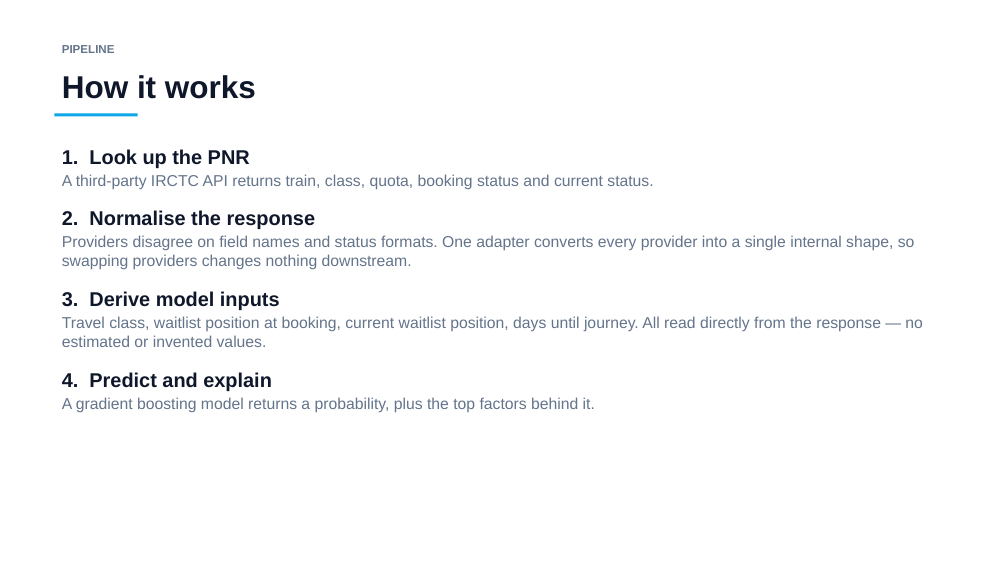
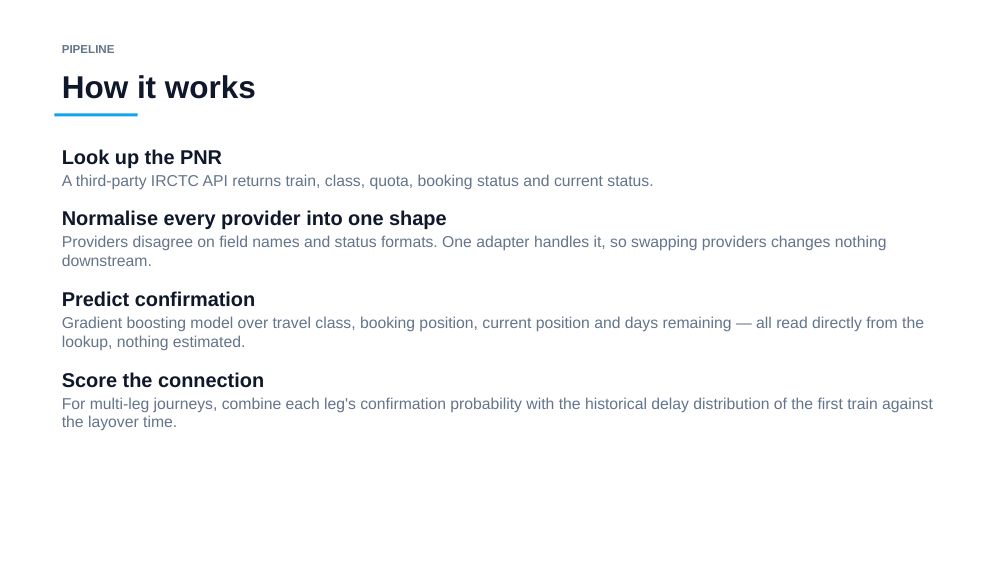
Before and after one commit to mohammadamir0762-arch/irctc, a slide deck: slide 4 of PS91_Presentation.pptx. Drawn at 1008x567 pixels with LibreOffice and Linux fonts; fonts in the diff are those of the drawing. Boxes give left, top, right and bottom in pixels: in the first picture for what was removed or moved away, otherwise in the second. Text is boxed around its words. In the diff, an @@ line names an element or a change of style, - is before the commit and + after.

Commit message:
shorten presentation, add connecting journey section

```diff
--- a/PS91_Presentation.pptx
+++ b/PS91_Presentation.pptx
@@ text at (62, 149, 222, 168): text changed @@
-1. Look up the PNR
+Look up the PNR
@@ text at (62, 210, 933, 430): text changed @@
-2. Normalise the response
-Providers disagree on field names and status formats. One adapter converts every provider into a single internal shape, so swapping providers changes nothing downstream.
-3. Derive model inputs
-Travel class, waitlist position at booking, current waitlist position, days until journey. All read directly from the response — no estimated or invented values.
-4. Predict and explain
-A gradient boosting model returns a probability, plus the top factors behind it.
+Normalise every provider into one shape
+Providers disagree on field names and status formats. One adapter handles it, so swapping providers changes nothing downstream.
+Predict confirmation
+Gradient boosting model over travel class, booking position, current position and days remaining — all read directly from the lookup, nothing estimated.
+Score the connection
+For multi-leg journeys, combine each leg's confirmation probability with the historical delay distribution of the first train against the layover time.
```
Also in this commit, not shown: 10 other slides changed, 5 slides added, 22 slides removed, 1 other file.
